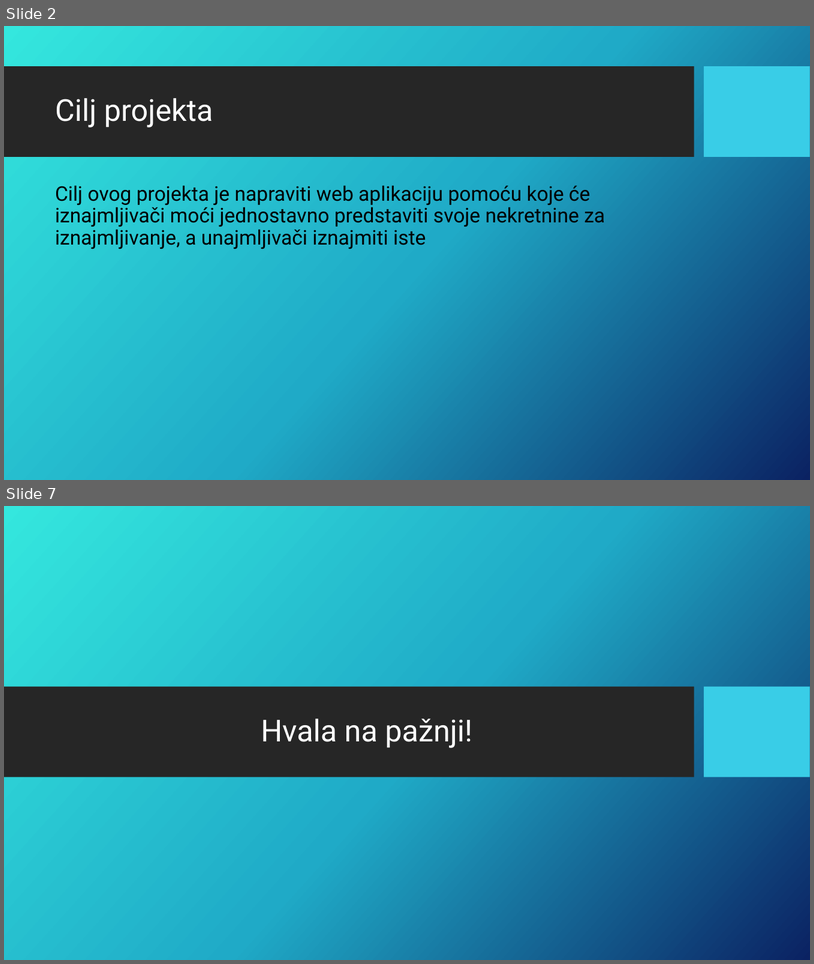
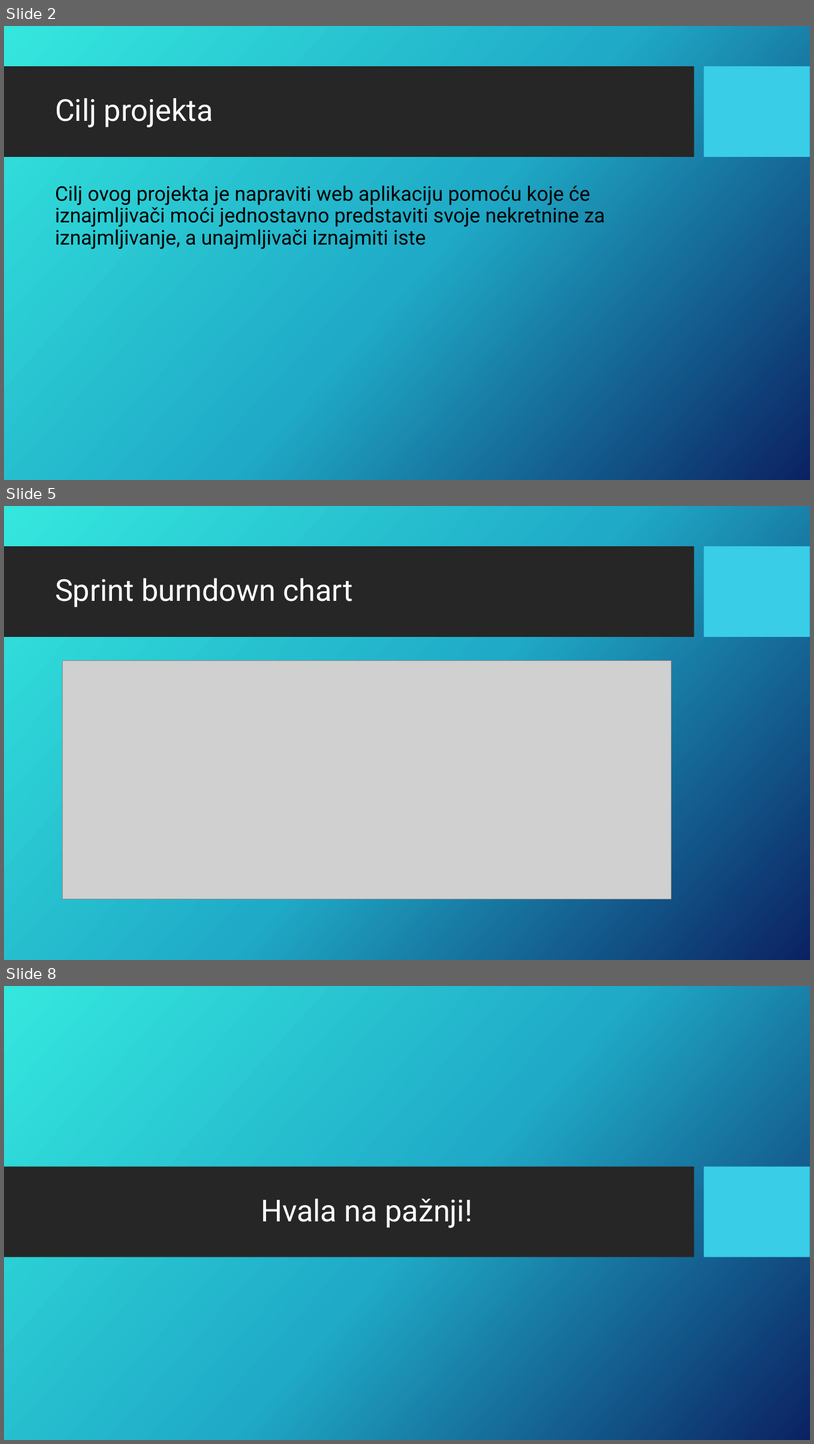
Before and after one commit to f0dor/Programsko-Inzenjerstvo, a slide deck: Testni_plan.pptx. Shown one above the other, each under a label of ours: slides 2 and 7 before the commit, slides 2, 5 and 8 after it; the slides between them are not shown. The pictures are 814x964 and 814x1444 pixels, drawn with LibreOffice and Linux fonts; fonts in the diff are those of the drawing; grey boxes stand for pictures; background and template pictures are left out. Boxes give left, top, right and bottom in pixels: in the first picture for what was removed or moved away, otherwise in the second. Text is boxed around its words. In the diff, an @@ line names an element or a change of style, - is before the commit and + after.

```diff
--- a/Testni_plan.pptx
+++ b/Testni_plan.pptx
@@ slide 5 added at [4,506,810,960], background picture (left out); not listed: 2 template elements that a slide beside it also shows @@
@@ title added at [55,578,353,607], 36 pt, text #FFFFFF @@
+Sprint burndown chart
@@ picture added at [63,661,672,899] @@
@@ what was slide 7 is now slide 8 @@
```
Also in this commit, not shown: 3 slides changed, 1 other slide added, 1 slide removed, 1 other file.
